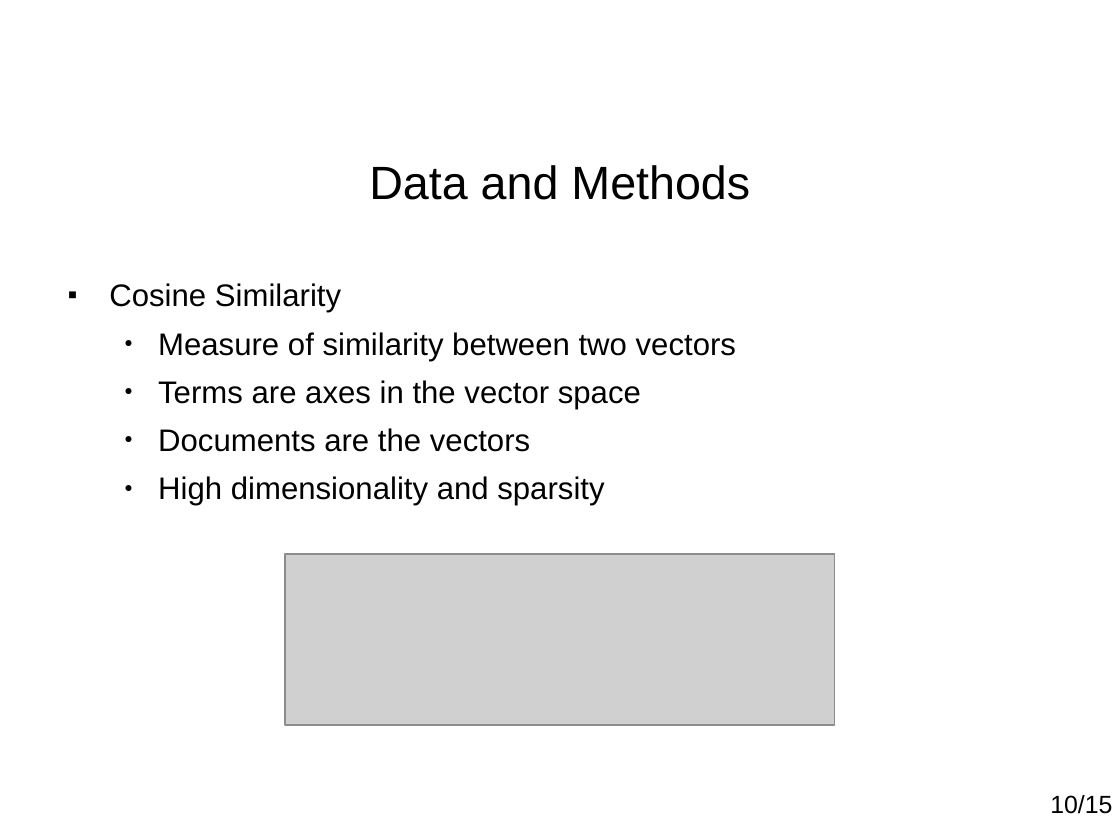
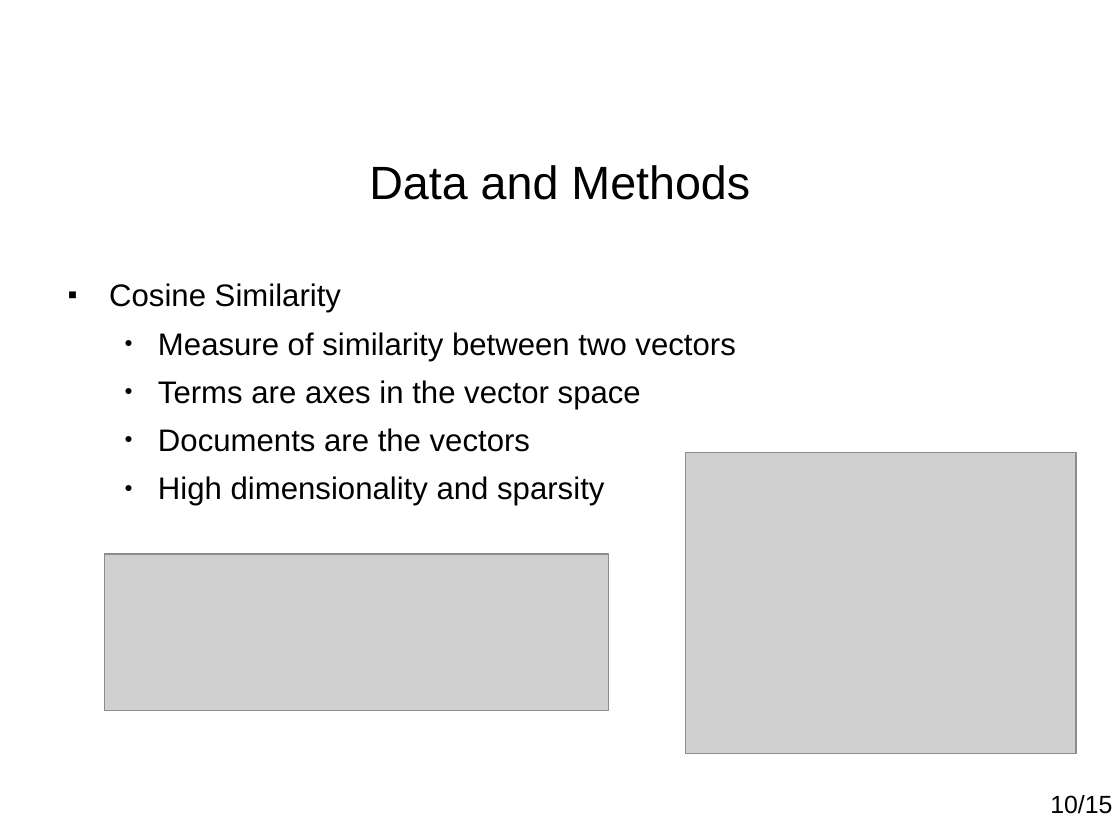
Before and after one commit to paulohq/apresentacao-L2AP, a slide deck: slide 11 of apresentacao-L2AP.ppt. Drawn at 1120x840 pixels with LibreOffice and Linux fonts; fonts in the diff are those of the drawing; grey boxes stand for pictures; background and template pictures are left out. Boxes give left, top, right and bottom in pixels: in the first picture for what was removed or moved away, otherwise in the second. Text is boxed around its words. In the diff, an @@ line names an element or a change of style, - is before the commit and + after.

```diff
--- a/apresentacao-L2AP.ppt
+++ b/apresentacao-L2AP.ppt
@@ text "Cosine Similarity" at <box>109,283,735,506</box>: indent changed @@
@@ picture added at <box>685,452,1076,754</box> @@
@@ picture: place and size @@
-picture at <box>286,554,836,726</box>
+picture at <box>104,554,608,711</box>
```
Also in this commit, not shown: 12 other slides changed, 4 other files.
